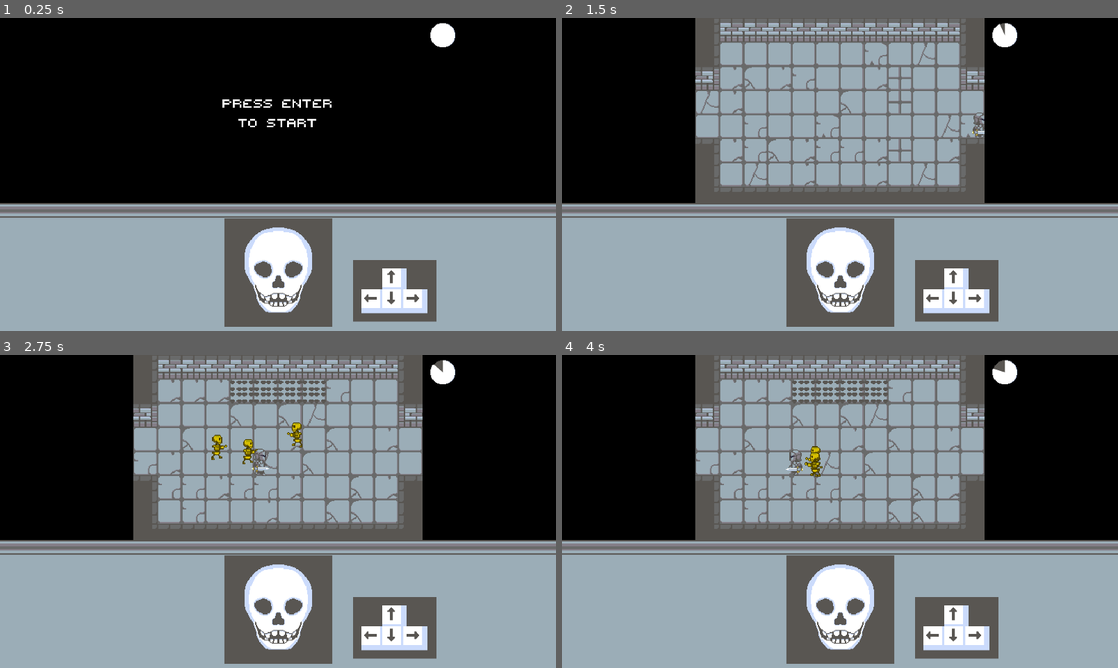
Above: before the commit, frames 1-4 (two rows, left to right).
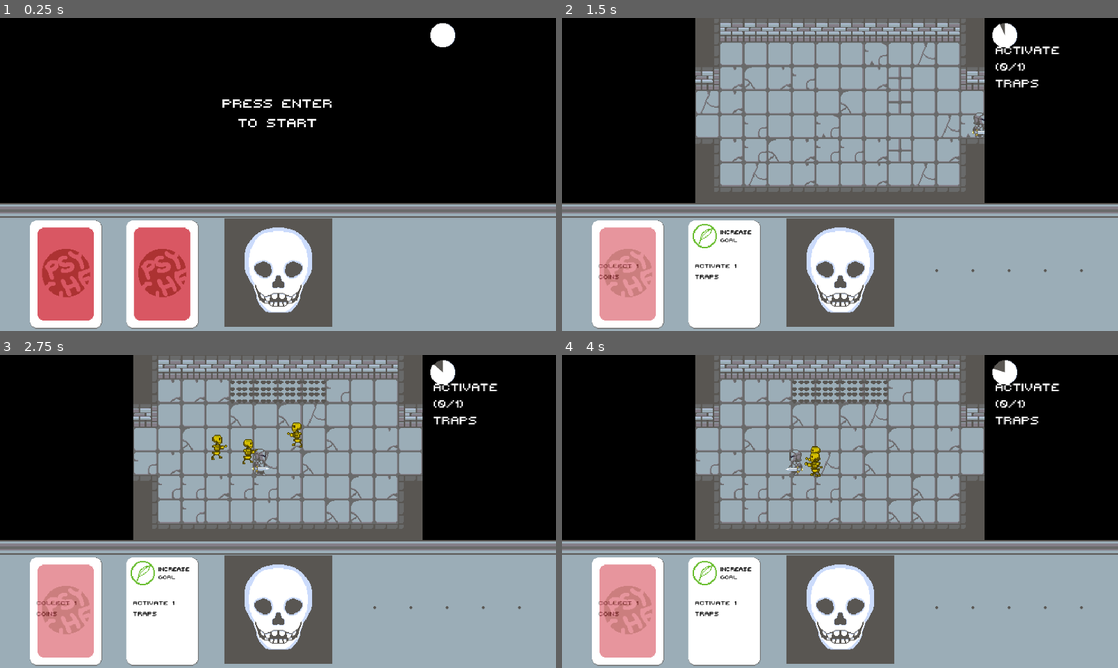
Above: after the commit, the same moments.

Repository: GoldenAppler-eng/Psyches-Dungeon
Game: Godot game, scene res://scenes/world.tscn
Two runs of this game, one before a commit and one after it. Both use one fixed random seed, a clock stepped at 60 frames per second and the inputs below. This scene is started directly instead of the project's main scene. Sound files missing from this copy of the repository are replaced by a short silence.
Inputs (mouse positions are in pixels of both pictures, inside the frame that each line leads up to):
- Up to frame 1 (0.25 s): no input
- Up to frame 2 (1.5 s): tap Enter (start) at 0.5 s; move the mouse to (962, 158) at 0.52 s; hold Right (move_right) 0.53-1.28 s; tap Space (attack) at 0.6 s; click (962, 158) at 0.67 s; move the mouse to (728, 190) at 1.27 s; hold Down (move_down) from 1.28 s (still down); tap E (open_chest) at 1.35 s
- Up to frame 3 (2.75 s): tap Enter (start) at 2, 2.1 s; move the mouse to (333, 442) at 2.02 s; release Down (move_down) at 2.03 s; hold Right (move_right) from 2.03 s (still down)
- Up to frame 4 (4 s): move the mouse to (812, 574) at 2.77 s; release Right (move_right) at 2.78 s; hold Up (move_up) 2.78-3.53 s; tap Space (attack) at 2.85 s; click (812, 574) at 2.92 s; move the mouse to (1006, 558) at 3.52 s; hold Left (move_left) from 3.53 s (still down); tap E (open_chest) at 3.6 s

The runs differ from the first frame. In frame 1, 12% of the frame differs, in the area x 5-79%, y 64-100%; in frame 2, 12%, in the area x 5-94%, y 9-100%; in frame 3, 12%; in frame 4, 12%.

Commit message:
Added HUD to main world scene

Diff:
--- a/scenes/world.tscn
+++ b/scenes/world.tscn
@@ -31,10 +31,13 @@
 [ext_resource type="PackedScene" uid="uid://cgac5b20dglax" path="res://prefabs/UI/volume_controller.tscn" id="19_ctatt"]
 [ext_resource type="PackedScene" uid="uid://uf6ennr7sfqx" path="res://prefabs/UI/window_mode_controller.tscn" id="19_munwf"]
 [ext_resource type="Script" uid="uid://6hk3s82gadwb" path="res://scripts/menu/start_menu.gd" id="19_wdwqs"]
+[ext_resource type="PackedScene" uid="uid://dfu6vdkfj2okp" path="res://prefabs/HUD/card_hud_display.tscn" id="19_x2olw"]
+[ext_resource type="PackedScene" uid="uid://b3lpxmm30ga21" path="res://prefabs/HUD/goal_hud_display.tscn" id="20_817gm"]
 [ext_resource type="Script" uid="uid://dmmv07s2ooob" path="res://scripts/menu/game_win_menu.gd" id="20_ctatt"]
 [ext_resource type="Script" uid="uid://br8y0r61tc0p3" path="res://scripts/menu/idle_menu.gd" id="21_7iits"]
-
-[sub_resource type="Resource" id="Resource_e75v4"]
+[ext_resource type="PackedScene" uid="uid://bmky0n8q8chq4" path="res://prefabs/HUD/task_handler_hud_display.tscn" id="21_ggc52"]
+
+[sub_resource type="Resource" id="Resource_l8ah6"]
 resource_local_to_scene = true
 script = ExtResource("9_4kbfs")
 task_description = "Activate {requirement_amount} traps"
@@ -140,13 +143,14 @@
 
 [node name="task_handler" parent="GUI/HUD" instance=ExtResource("7_ke0n8")]
 position = Vector2(396, 41)
-task_pool = Array[ExtResource("8_rup4s")]([SubResource("Resource_e75v4"), SubResource("Resource_8u370"), SubResource("Resource_rga7q"), SubResource("Resource_6oujy"), SubResource("Resource_hi6a0"), SubResource("Resource_eo1xk"), SubResource("Resource_18clu")])
+task_pool = Array[ExtResource("8_rup4s")]([SubResource("Resource_l8ah6"), SubResource("Resource_e75v4"), SubResource("Resource_8u370"), SubResource("Resource_rga7q"), SubResource("Resource_6oujy"), SubResource("Resource_hi6a0"), SubResource("Resource_eo1xk")])
 
 [node name="psyche" parent="GUI/HUD" instance=ExtResource("10_7p5jc")]
 process_mode = 3
 position = Vector2(192, 338)
 
 [node name="controls_display" parent="GUI/HUD" instance=ExtResource("11_d1e4f")]
+visible = false
 z_index = 1
 position = Vector2(346, 348)
 
@@ -154,9 +158,25 @@
 position = Vector2(394, 7)
 
 [node name="arrow_display_bg" type="Sprite2D" parent="GUI/HUD"]
+visible = false
 position = Vector2(346.5, 362)
 scale = Vector2(3.46875, 2.5625)
 texture = ExtResource("15_3xvu6")
+
+[node name="CardHUDDisplay" parent="GUI/HUD" node_paths=PackedStringArray("card_handler") instance=ExtResource("19_x2olw")]
+position = Vector2(-90, 340.385)
+card_handler = NodePath("../card_handler")
+
+[node name="GoalHUDDisplay" parent="GUI/HUD" node_paths=PackedStringArray("goal_handler") instance=ExtResource("20_817gm")]
+position = Vector2(304.231, 319.231)
+goal_handler = NodePath("../goal_handler")
+
+[node name="TaskHandlerHUDDisplay" parent="GUI/HUD" node_paths=PackedStringArray("task_handler") instance=ExtResource("21_ggc52")]
+offset_left = 398.077
+offset_top = 52.6923
+offset_right = 399.077
+offset_bottom = 74.6923
+task_handler = NodePath("../task_handler")
 
 [node name="boxing" type="Node2D" parent="GUI"]
 z_index = 20
Not shown: 7 places in scenes/world.tscn that only renumber resources
